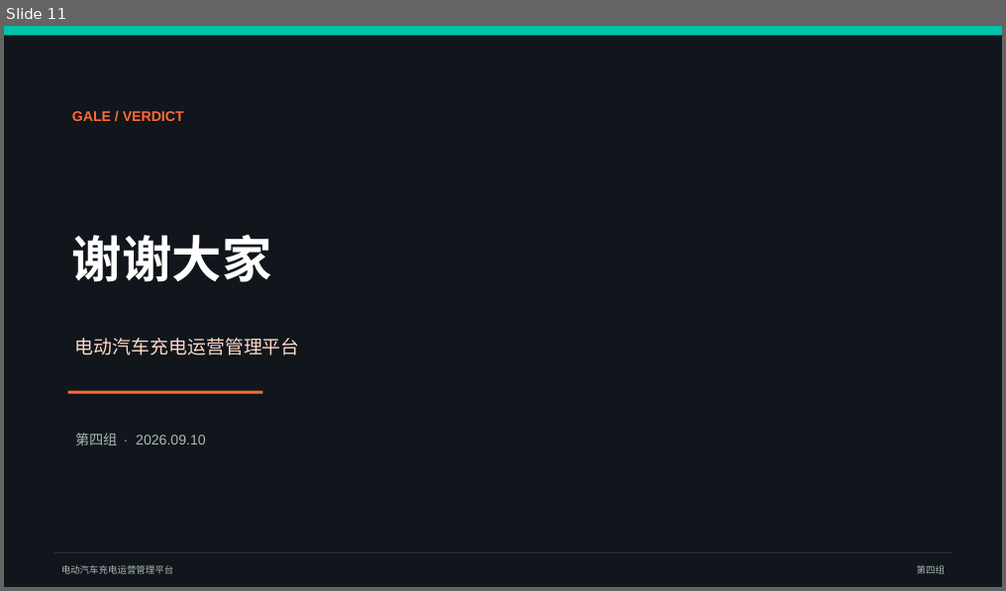
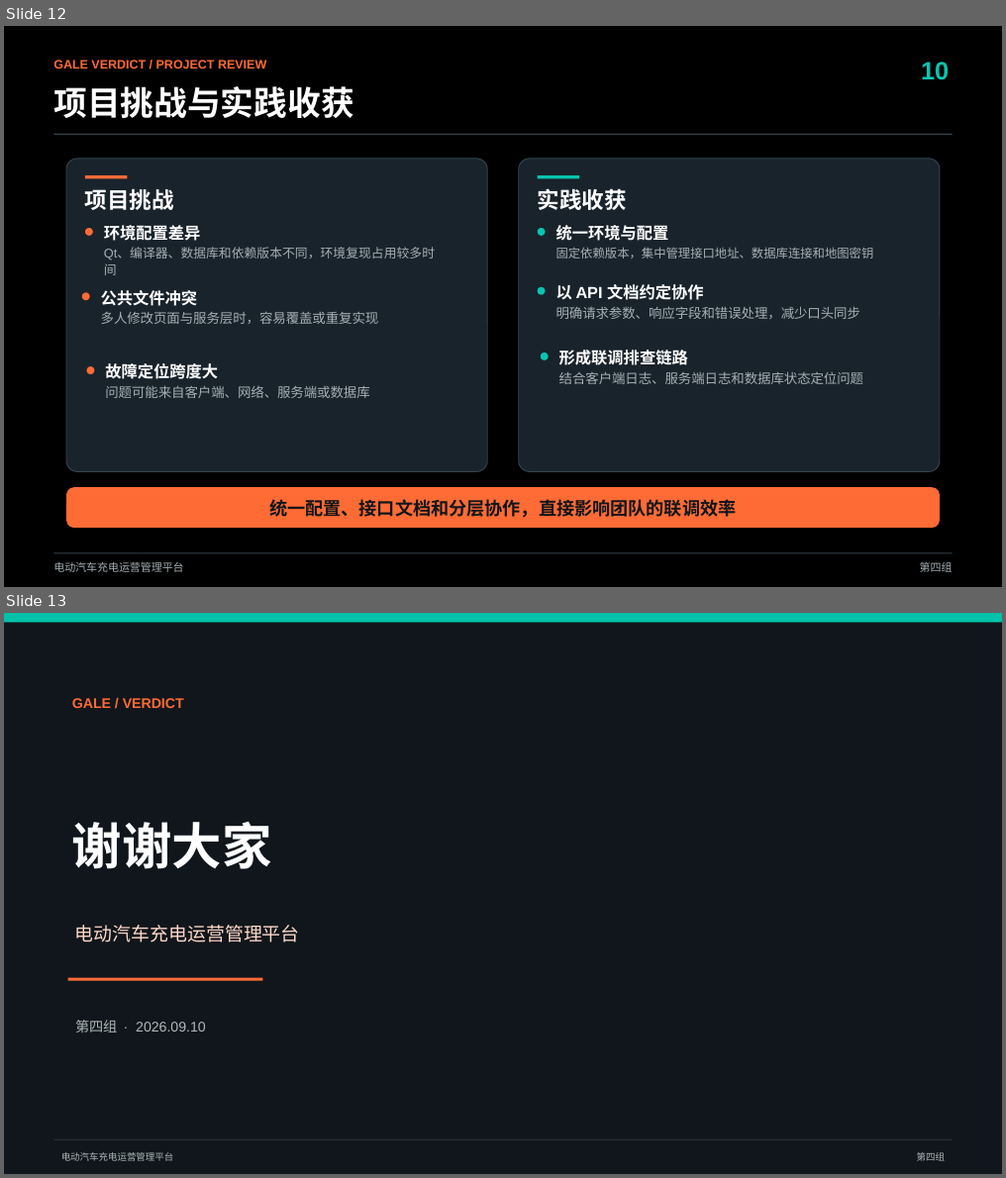
Before and after one commit to Gale-Verdict/Gale-Verdict-software-developing, a slide deck: 项目路演ppt-第四组2.0.pptx. Shown one above the other, each under a label of ours: slide 11 before the commit, slides 12 and 13 after it. The pictures are 1006x591 and 1006x1178 pixels, drawn with LibreOffice and Linux fonts; fonts in the diff are those of the drawing. Boxes give left, top, right and bottom in pixels: in the first picture for what was removed or moved away, otherwise in the second. Text is boxed around its words. In the diff, an @@ line names an element or a change of style, - is before the commit and + after.

```diff
--- a/项目路演ppt-第四组2.0.pptx
+++ b/项目路演ppt-第四组2.0.pptx
@@ slide 12 added at bbox=[4, 26, 1002, 587], background #000000 @@
@@ text added at bbox=[54, 60, 266, 69], 11.9 pt, text #FF6B35, bold @@
+GALE VERDICT / PROJECT REVIEW
@@ text added at bbox=[921, 62, 948, 79], 24.2 pt, text #08C4B0, bold @@
+10
@@ text added at bbox=[54, 86, 353, 118], 32.1 pt, text #FFFFFF, bold @@
+项目挑战与实践收获
@@ rectangle added at bbox=[54, 134, 952, 135], fill #344249 @@
@@ rounded rectangle added at bbox=[66, 159, 487, 472], fill #19232B, outline #34454E 0.9 pt @@
@@ rounded rectangle added at bbox=[519, 159, 940, 472], fill #19232B, outline #34454E 0.9 pt @@
@@ rectangle added at bbox=[85, 175, 127, 178], fill #FF6B35 @@
@@ text added at bbox=[85, 189, 174, 210], 21.4 pt, text #FFFFFF, bold @@
+项目挑战
@@ rectangle added at bbox=[537, 175, 579, 178], fill #08C4B0 @@
@@ text added at bbox=[538, 188, 627, 210], 21.4 pt, text #FFFFFF, bold @@
+实践收获
@@ ellipse added at bbox=[85, 228, 92, 236], fill #FF6B35 @@
@@ text added at bbox=[104, 225, 201, 241], 15.5 pt, text #FFFFFF, bold @@
+环境配置差异
@@ ellipse added at bbox=[537, 228, 545, 236], fill #08C4B0 @@
@@ text added at bbox=[556, 225, 669, 241], 15.5 pt, text #FFFFFF, bold @@
+统一环境与配置
@@ text added at bbox=[104, 248, 435, 275], 12.2 pt, text #A5AFB4 @@
+Qt、编译器、数据库和依赖版本不同，环境复现占用较多时间
@@ text added at bbox=[556, 247, 874, 259], 11.7 pt, text #A5AFB4 @@
+固定依赖版本，集中管理接口地址、数据库连接和地图密钥
@@ ellipse added at bbox=[82, 292, 89, 300], fill #FF6B35 @@
@@ text added at bbox=[101, 290, 198, 306], 15.5 pt, text #FFFFFF, bold @@
+公共文件冲突
@@ ellipse added at bbox=[537, 287, 545, 294], fill #08C4B0 @@
@@ text added at bbox=[556, 284, 704, 300], 15.5 pt, text #FFFFFF, bold @@
+以 API 文档约定协作
@@ text added at bbox=[101, 311, 379, 324], 12.8 pt, text #A5AFB4 @@
+多人修改页面与服务层时，容易覆盖或重复实现
@@ text added at bbox=[556, 307, 860, 319], 12.8 pt, text #A5AFB4 @@
+明确请求参数、响应字段和错误处理，减少口头同步
@@ text added at bbox=[559, 350, 688, 366], 15.5 pt, text #FFFFFF, bold @@
+形成联调排查链路
@@ ellipse added at bbox=[86, 367, 94, 374], fill #FF6B35 @@
@@ text added at bbox=[105, 364, 218, 379], 15.5 pt, text #FFFFFF, bold @@
+故障定位跨度大
@@ ellipse added at bbox=[541, 353, 548, 360], fill #08C4B0 @@
@@ text added at bbox=[559, 372, 863, 384], 12.8 pt, text #A5AFB4 @@
+结合客户端日志、服务端日志和数据库状态定位问题
@@ text added at bbox=[105, 385, 369, 398], 12.8 pt, text #A5AFB4 @@
+问题可能来自客户端、网络、服务端或数据库
@@ rounded rectangle added at bbox=[66, 488, 940, 528], fill #FF6B35 @@
@@ text added at bbox=[269, 499, 736, 518], 17.2 pt, text #10161B, bold @@
+统一配置、接口文档和分层协作，直接影响团队的联调效率
@@ rectangle added at bbox=[54, 553, 952, 555], fill #344249 @@
@@ text added at bbox=[54, 563, 183, 572], 10.5 pt, text #A5AFB4 @@
+电动汽车充电运营管理平台
@@ text added at bbox=[920, 563, 952, 572], 10.5 pt, text #A5AFB4 @@
+第四组
@@ what was slide 11 is now slide 13 @@
```
Also in this commit, not shown: 4 slides changed, 1 other slide added, 2 other files.
